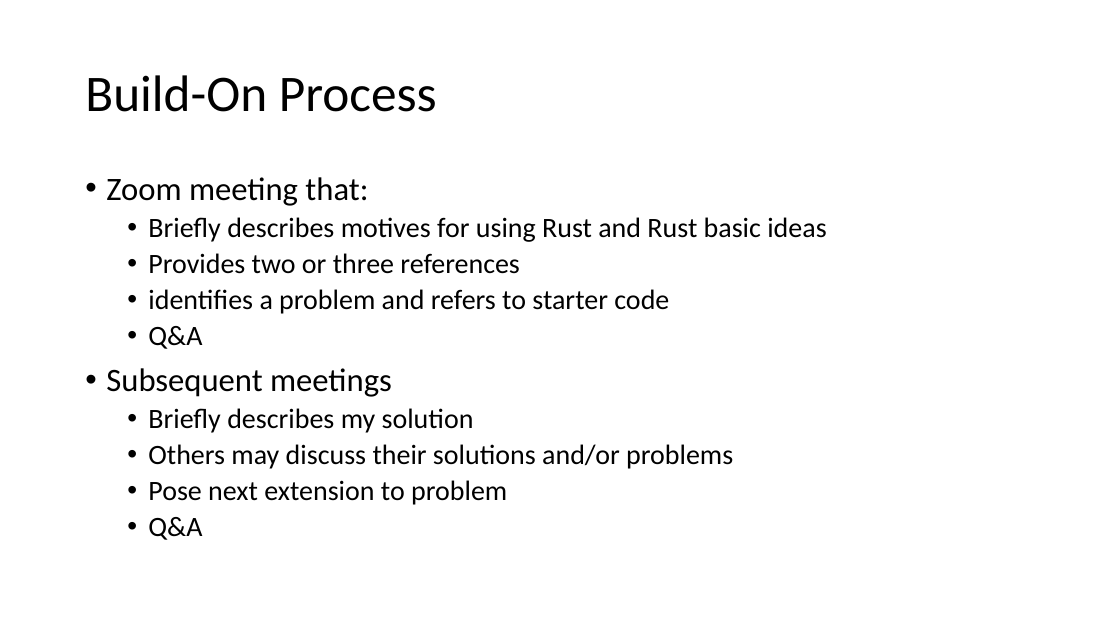
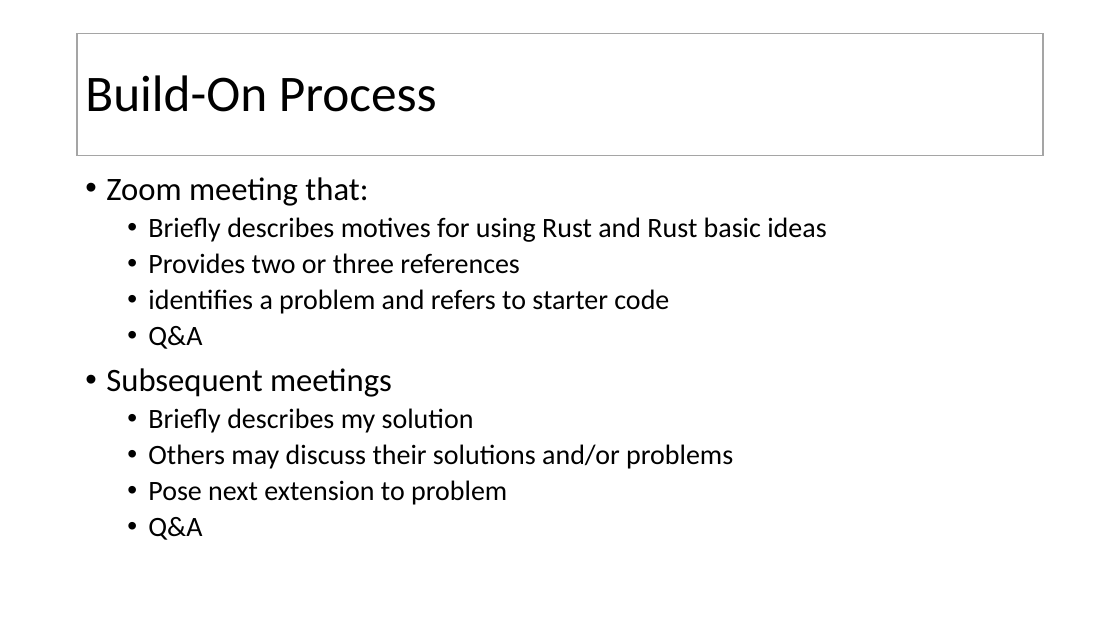
Before and after one commit to JimFawcett/BuildOn, a slide deck: slide 3 of Build-On.pptx (slide 2 before the commit). Drawn at 1120x630 pixels with LibreOffice and Linux fonts; fonts in the diff are those of the drawing. Boxes give left, top, right and bottom in pixels: in the first picture for what was removed or moved away, otherwise in the second. Text is boxed around its words. In the diff, an @@ line names an element or a change of style, - is before the commit and + after.

```diff
--- a/Build-On.pptx
+++ b/Build-On.pptx
@@ title "Build-On Process" resized from (x1=85, y1=75, x2=437, y2=112) to (x1=77, y1=34, x2=1044, y2=155) @@
@@ title "Build-On Process" at (x1=77, y1=34, x2=1044, y2=155): fill none to #FFFFFF; outline none to #A5A5A5 1 pt @@
```
Also in this commit, not shown: 2 other slides changed, 7 slides added, 56 other files.
